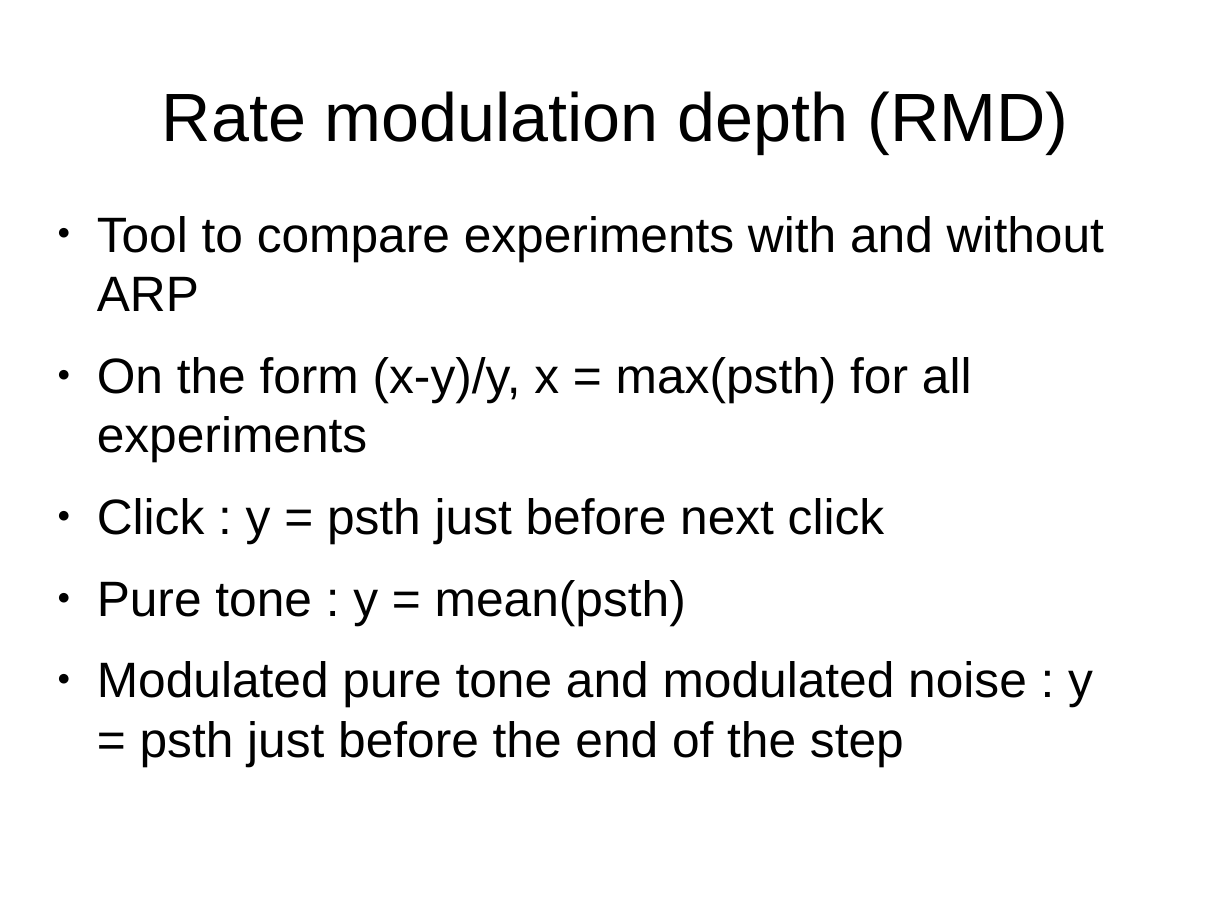
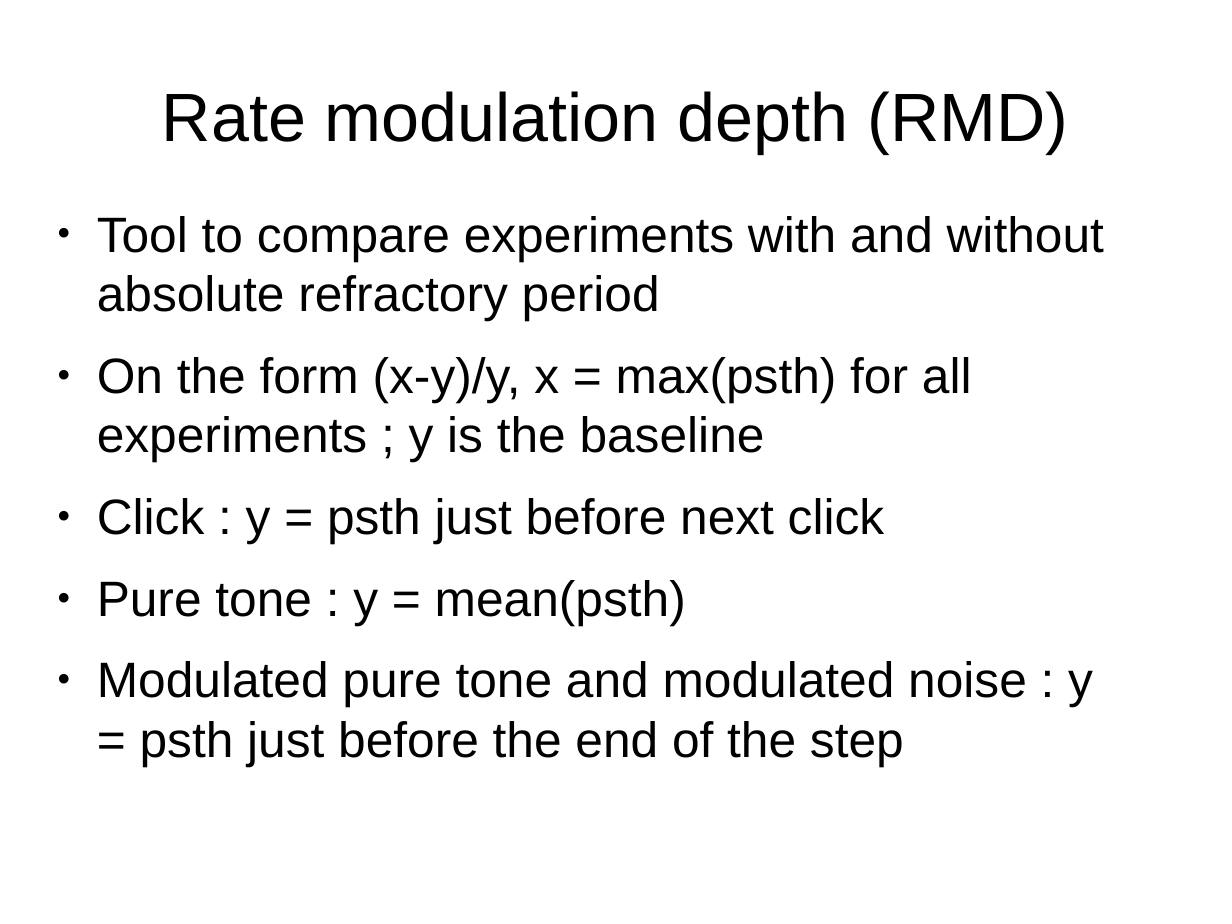
Before and after one commit to MaelleC/auditory-things, a slide deck: slide 14 of presentation/pres1.odp (slide 15 before the commit). Drawn at 1232x924 pixels with LibreOffice and Linux fonts; fonts in the diff are those of the drawing. Boxes give left, top, right and bottom in pixels: in the first picture for what was removed or moved away, otherwise in the second. Text is boxed around its words. In the diff, an @@ line names an element or a change of style, - is before the commit and + after.

```diff
--- a/presentation/pres1.odp
+++ b/presentation/pres1.odp
@@ text at (97, 216, 1104, 462): text changed @@
-● Tool to compare experiments with and without ARP
-● On the form (x-y)/y, x = max(psth) for all experiments
+● Tool to compare experiments with and without absolute refractory period
+● On the form (x-y)/y, x = max(psth) for all experiments ; y is the baseline
```
Also in this commit, not shown: 9 other slides changed, 1 slide removed, 8 other files.
